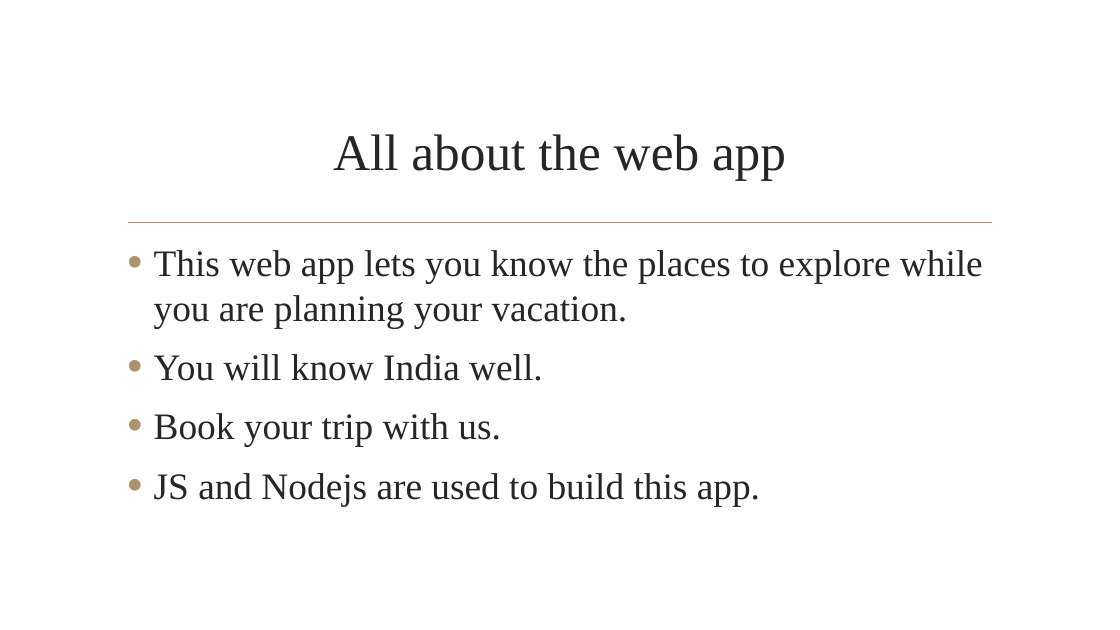
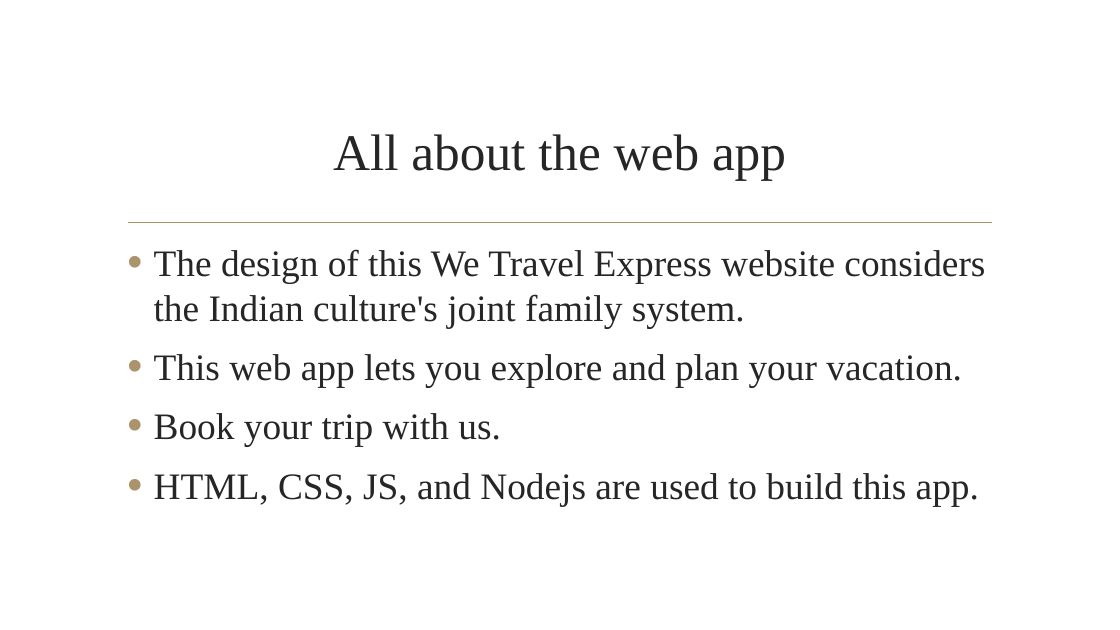
Before and after one commit to ayushamlesh/wetravel, a slide deck: slide 3 of WE TRAVEL.pptx. Drawn at 1120x630 pixels with LibreOffice and Linux fonts; fonts in the diff are those of the drawing; background and template pictures are left out. Boxes give left, top, right and bottom in pixels: in the first picture for what was removed or moved away, otherwise in the second. Text is boxed around its words. In the diff, an @@ line names an element or a change of style, - is before the commit and + after.

Commit message:
this is the final touchup in the functionality part, 1->will show error on the booking page itsrlf. 2->some desine tweak,

```diff
--- a/WE TRAVEL.pptx
+++ b/WE TRAVEL.pptx
@@ text at (154,249,985,387): text changed @@
-• This web app lets you know the places to explore while you are planning your vacation.
-• You will know India well.
+• The design of this We Travel Express website considers the Indian culture's joint family system.
+• This web app lets you explore and plan your vacation.
@@ text at (154,473,979,506): text changed @@
-• JS and Nodejs are used to build this app.
+• HTML, CSS, JS, and Nodejs are used to build this app.
```
Also in this commit, not shown: 1 other slide changed, 9 other files.
